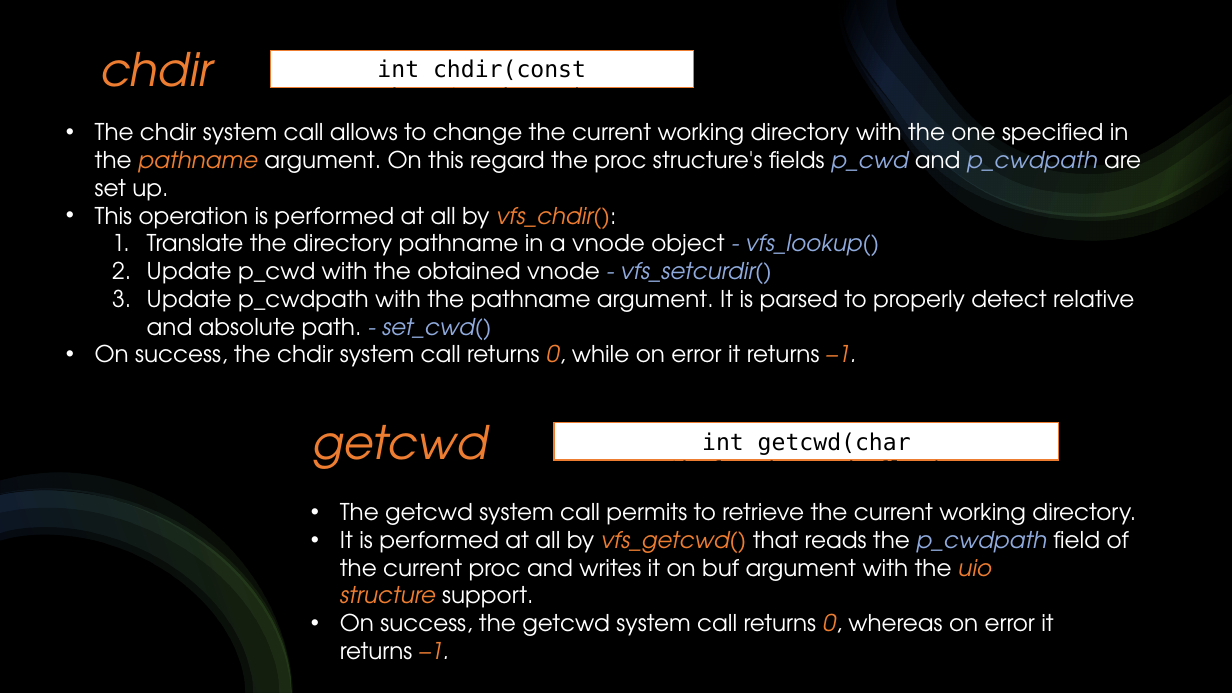
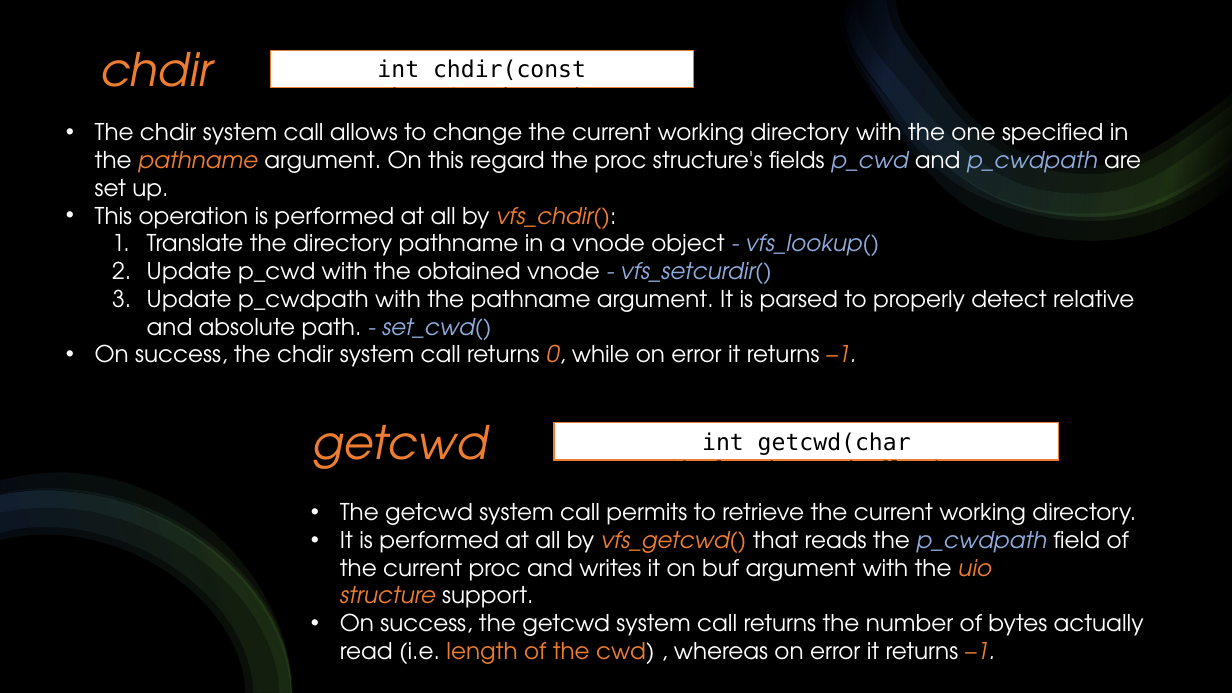
Before and after one commit to DavideAlta/OS161-shell, a slide deck: slide 16 of OS161-shell.pptx. Drawn at 1232x693 pixels with LibreOffice and Linux fonts; fonts in the diff are those of the drawing. Boxes give left, top, right and bottom in pixels: in the first picture for what was removed or moved away, otherwise in the second. Text is boxed around its words. In the diff, an @@ line names an element or a change of style, - is before the commit and + after.

Commit message:
Presentation updated

```diff
--- a/OS161-shell.pptx
+++ b/OS161-shell.pptx
@@ text at <box>340,613,1144,664</box>: text changed @@
-• On success, the getcwd system call returns 0, whereas on error it returns –1.
+• On success, the getcwd system call returns the number of bytes actually read (i.e. length of the cwd) , whereas on error it returns –1.
```
